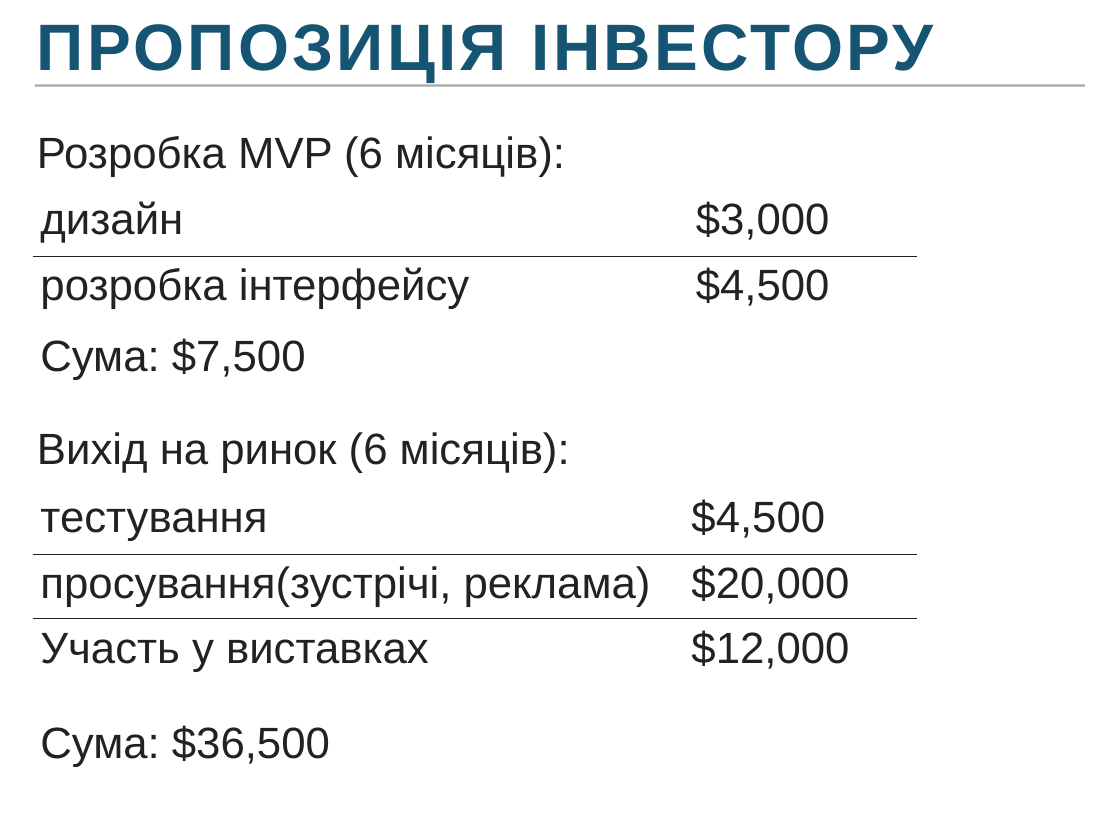
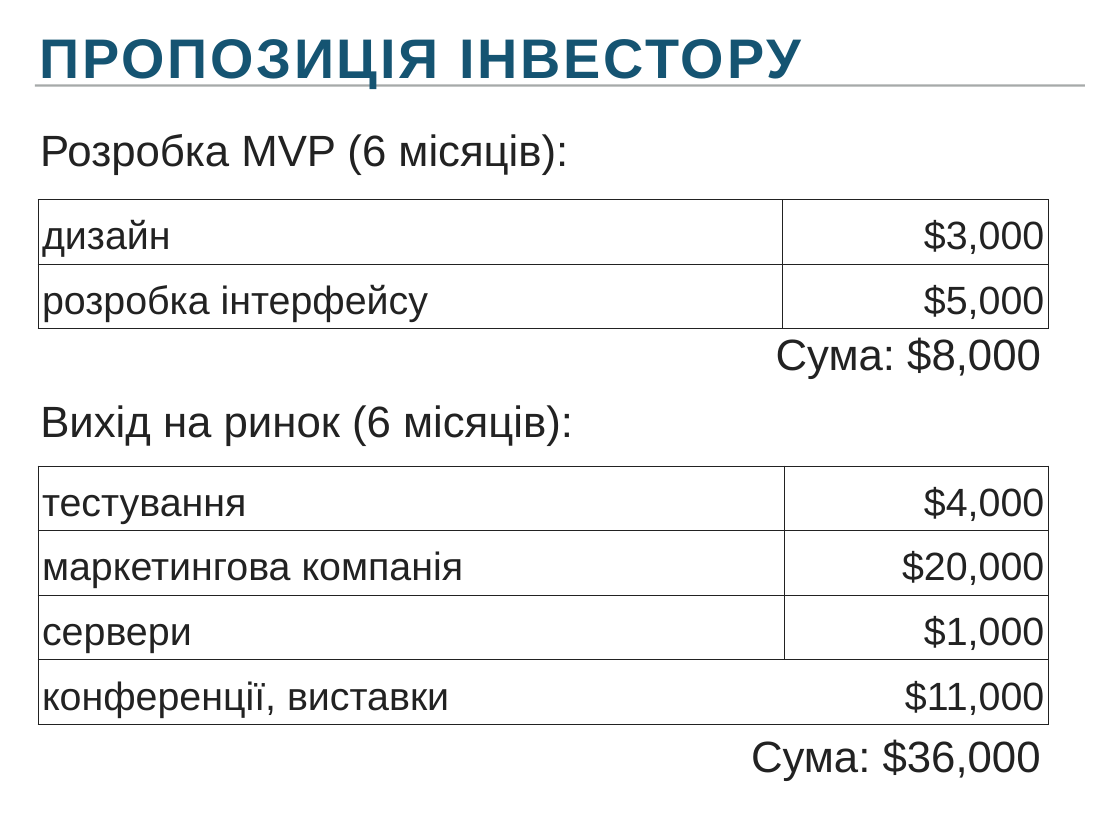
Before and after one commit to Frozen-Team/summercamp, a slide deck: slide 10 of presentation/Presentation_edited.pptx. Drawn at 1120x840 pixels with LibreOffice and Linux fonts; fonts in the diff are those of the drawing. Boxes give left, top, right and bottom in pixels: in the first picture for what was removed or moved away, otherwise in the second. Text is boxed around its words. In the diff, an @@ line names an element or a change of style, - is before the commit and + after.

Commit message:
Update presentation

```diff
--- a/presentation/Presentation_edited.pptx
+++ b/presentation/Presentation_edited.pptx
@@ text "ПРОПОЗИЦІЯ ІНВЕСТОРУ": place and size @@
-text "ПРОПОЗИЦІЯ ІНВЕСТОРУ" at <box>37,24,933,82</box>
+text "ПРОПОЗИЦІЯ ІНВЕСТОРУ" at <box>39,39,801,88</box>
@@ text "ПРОПОЗИЦІЯ ІНВЕСТОРУ" at <box>39,39,801,88</box>: size 60 to 51 pt, letter spacing 3 to 2.5 pt @@
@@ table at <box>38,199,1048,326</box> @@
-row 2, column 2: $4,500
+row 2, column 2: $5,000
@@ size 40 to 36 pt in "дизайн", "$3,000", "розробка інтерфейсу" @@
@@ line spacing 1 to 1.2 @@
@@ table: place and size @@
-table at <box>32,189,917,320</box>
+table at <box>38,199,1048,326</box>
@@ text removed at <box>40,338,306,380</box> @@
-Сума: $7,500
@@ text added at <box>776,337,1041,379</box>, 40 pt, text #222222 @@
+Сума: $8,000
@@ text "Вихід на ринок (6 місяців):": place and size @@
-text "Вихід на ринок (6 місяців):" at <box>37,432,570,473</box>
+text "Вихід на ринок (6 місяців):" at <box>40,405,573,446</box>
@@ table at <box>38,466,1048,721</box> @@
-row 1: тестування | $4,500
-row 2: просування(зустрічі, реклама) | $20,000
-row 3: Участь у виставках | $12,000
+row 1: тестування | $4,000
+row 2: маркетингова компанія | $20,000
+row 3: сервери | $1,000
+row 4: конференції, виставки | $11,000
@@ table: place and size @@
-table at <box>32,488,918,684</box>
+table at <box>38,466,1048,721</box>
@@ text at <box>751,739,1041,781</box>: text changed @@
-Сума: $36,500
+Сума: $36,000
```
Also in this commit, not shown: 6 other slides changed, 1 slide added, 1 slide removed, 1 other file.
